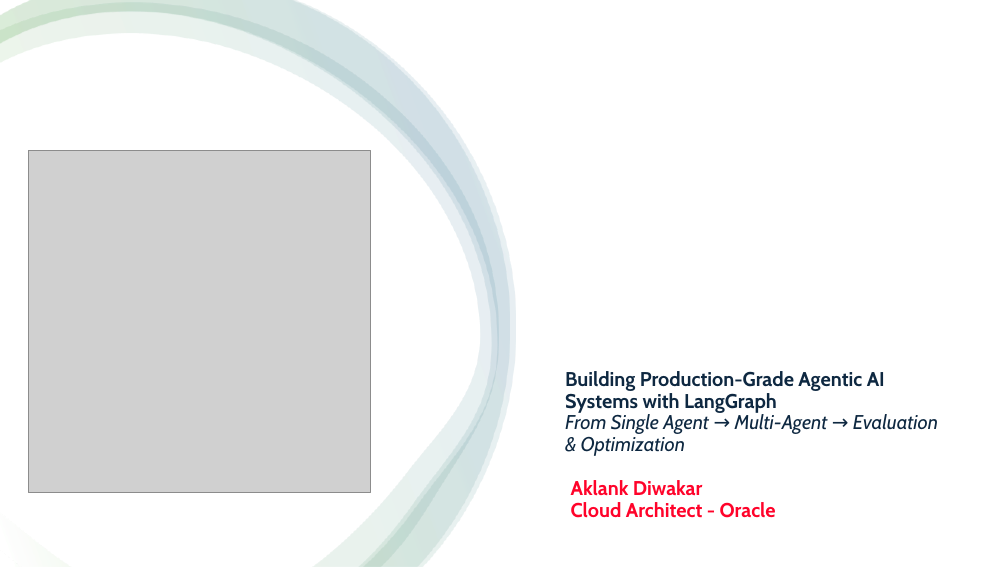
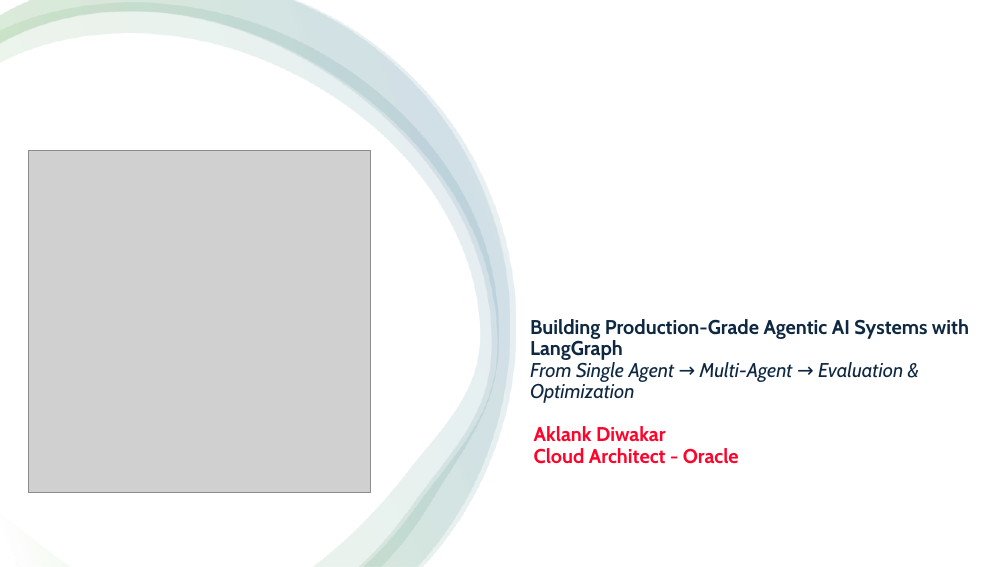
Before and after one commit to aklankdiwakar/BootcampLangGraph, a slide deck: slide 1 of PresentationBootCamp.pptx. Drawn at 1008x567 pixels with LibreOffice and Linux fonts; fonts in the diff are those of the drawing; grey boxes stand for pictures. Boxes give left, top, right and bottom in pixels: in the first picture for what was removed or moved away, otherwise in the second. Text is boxed around its words. In the diff, an @@ line names an element or a change of style, - is before the commit and + after.

```diff
--- a/PresentationBootCamp.pptx
+++ b/PresentationBootCamp.pptx
@@ text "Building Production-Grade Agentic AI Systems ..." rewrapped from [565, 371, 938, 456] to [530, 319, 969, 403] @@
@@ title "Aklank Diwakar Cloud Architect - ...": place and size @@
-title "Aklank Diwakar Cloud Architect - ..." at [571, 480, 776, 518]
+title "Aklank Diwakar Cloud Architect - ..." at [534, 426, 739, 464]
```
Also in this commit, not shown: 5 other slides changed, 4 slides added.
